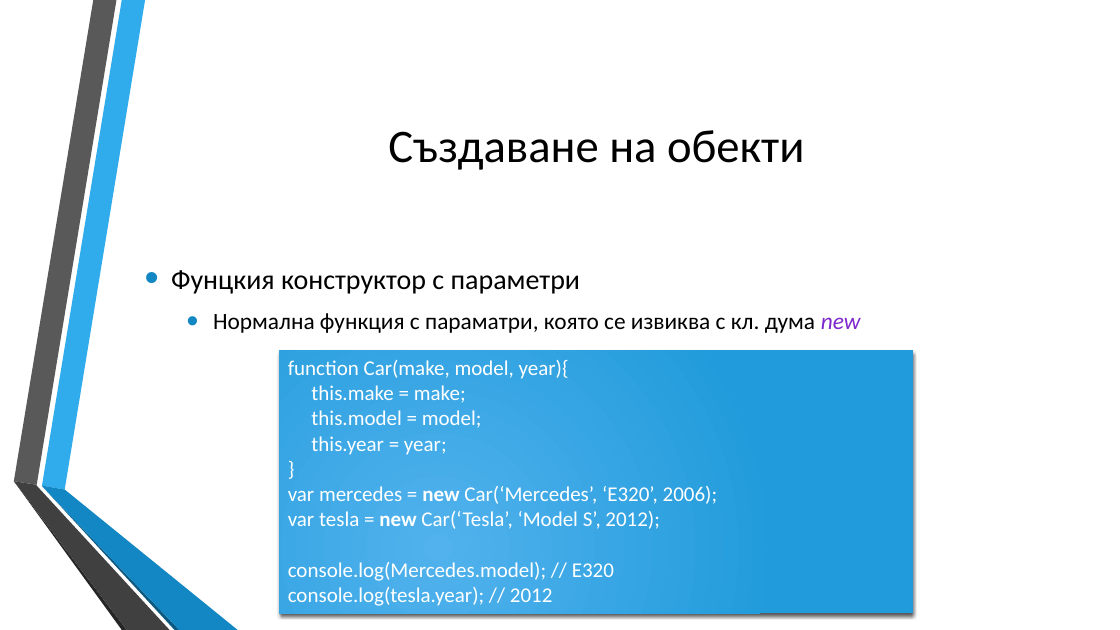
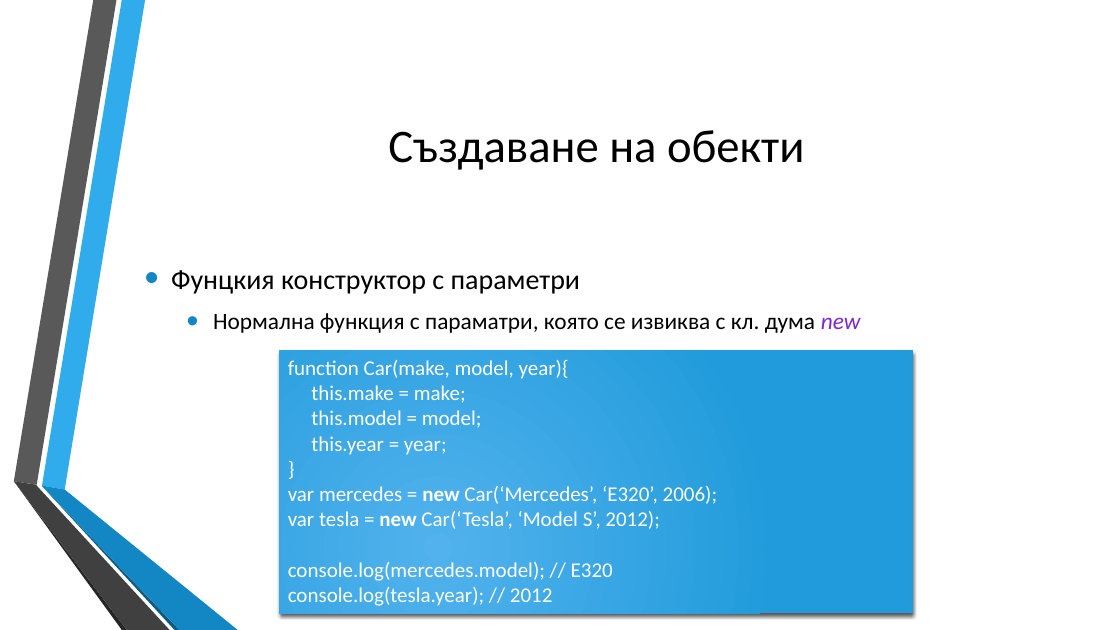
Before and after one commit to dnmitev/IT-Academy, a slide deck: slide 13 of JS Fundamentals/8.OOP/JS-OOP.pptx. Drawn at 1120x630 pixels with LibreOffice and Linux fonts; fonts in the diff are those of the drawing; background and template pictures are left out. Boxes give left, top, right and bottom in pixels: in the first picture for what was removed or moved away, otherwise in the second. Text is boxed around its words. In the diff, an @@ line names an element or a change of style, - is before the commit and + after.

```diff
--- a/JS Fundamentals/8.OOP/JS-OOP.pptx
+++ b/JS Fundamentals/8.OOP/JS-OOP.pptx
@@ text in rectangle at box(288, 562, 613, 581): text changed @@
-console.log(Mercedes.model); // E320
+console.log(mercedes.model); // E320
```
Also in this commit, not shown: 1 other slide changed, 13 other files.
